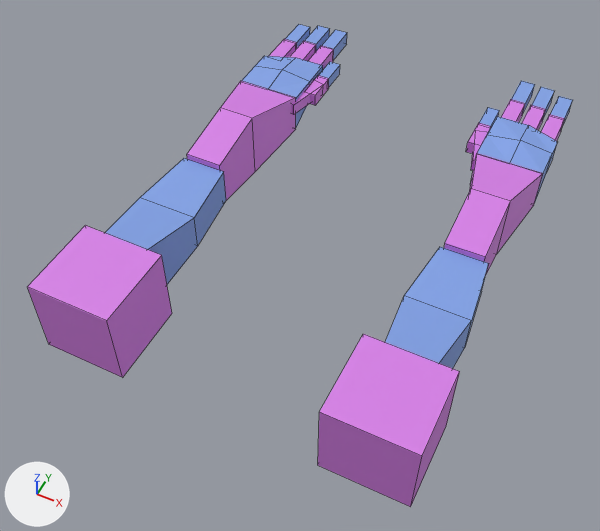
What one commit did to the Blender file assets/raw/viewmodel.blend.
One viewpoint serves both versions: a 50 mm lens placed at (1.7, -3.21, 4.15), pointed at (-0.09, 0.35, -0.31). Every picture has the same lights, and +X, +Y and +Z are marked at lower left. Mesh edges are drawn as thin lines.

The older version as bpy lines, for what is in view:
```python
me_arms = bpy.data.meshes.new('Arms')
me_arms.from_pydata(...)  # 122 vertices, 96 faces; spans x 0.64..1.3, y -0.01..3.63, z -0.29..0.31
# faces by material slot: [46, 50]
me_arms.materials.append(mat_material_002)  # purple #d77fe8
me_arms.materials.append(mat_material_001)  # blue #83a3e7
ob_arms = bpy.data.objects.new('Arms', me_arms)
ob_arms.location = (0.0, -0.976, -0.076)
_m = ob_arms.modifiers.new('Mirror', 'MIRROR')
```
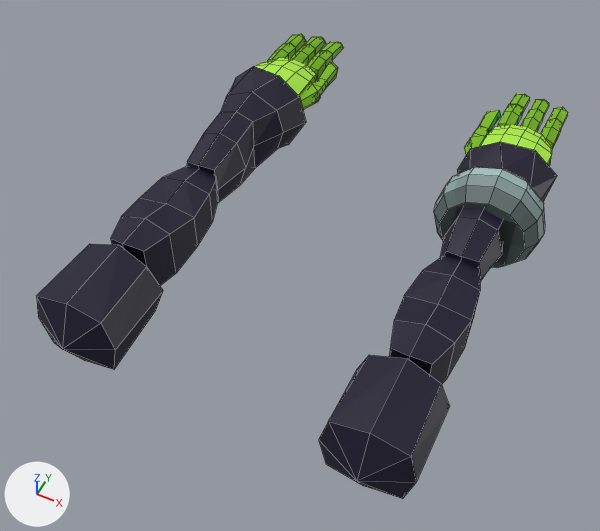
Changed parts and their boxes [x1, y1, x2, y2] in the pictures (600 x 531 px):
'Arms', reshaped
    before: [27, 24, 573, 507]
    after: [36, 34, 568, 499]
'Cylinder', added
    after: [434, 167, 545, 268]
part 1 of me_arms, rebuilt
    before: [187, 81, 543, 274]
    after: [186, 66, 557, 282]
part 2 of me_arms, rebuilt
    before: [322, 30, 535, 112]
    after: [321, 42, 530, 112]
part 3 of me_arms, rebuilt
    before: [305, 26, 555, 116]
    after: [305, 37, 549, 115]
part 4 of me_arms, rebuilt
    before: [286, 24, 573, 124]
    after: [284, 34, 568, 126]
part 5 of me_arms, rebuilt
    before: [27, 225, 460, 507]
    after: [36, 244, 449, 499]
part 6 of me_arms, rebuilt
    before: [305, 75, 491, 153]
    after: [312, 78, 489, 137]
part 7 of me_arms, built on
    before: [105, 158, 489, 369]
    after: [111, 167, 480, 384]
part 8 of me_arms, built on
    before: [242, 39, 565, 201]
    after: [255, 42, 563, 166]

The change, as a diff of the scene's bpy script:
```diff
--- a/assets/raw/viewmodel.blend.py
+++ b/assets/raw/viewmodel.blend.py
@@ img_palette @@
+img_palette = load_image('palette', 'textures/palette.png', 8, 8, 'sRGB')
@@ img_ring @@
+img_ring = load_image('ring', 'textures/ring.png', 8, 8, 'sRGB')
@@ mat_tex @@
+mat_tex = bpy.data.materials.new('tex')
+# uses the picture img_palette
@@ mat_ring @@
+mat_ring = bpy.data.materials.new('Ring')
+# uses the picture img_ring
@@ me_arms @@
 # used by ob_arms; location = (0.0, -0.976, -0.076)
-me_arms.from_pydata(...)  # 122 vertices, 96 faces; spans x 0.64..1.3, y -0.01..3.63, z -0.29..0.31
-me_arms.materials.append(mat_material_002)  # purple #d77fe8
-me_arms.materials.append(mat_material_001)  # blue #83a3e7
+me_arms.from_pydata(...)  # 284 vertices, 310 faces; spans x 0.62..1.34, y -0.15..3.63, z -0.32..0.34
+# me_arms part 1: the loose piece of 12 vertices spanning x 0.75..1.25, y 1.58..2.58, z -0.24..0.29 is rebuilt with 42 vertices and now spans x 0.64..1.34, y 1.51..2.66, z -0.32..0.34, in mat_tex
+# me_arms part 2: the loose piece of 8 vertices spanning x 0.78..0.89, y 3.34..3.63, z 0.05..0.16 is rebuilt with 15 vertices and now spans x 0.78..0.89, y 3.31..3.63, z 0.03..0.15, in mat_tex
+# me_arms part 3: the loose piece of 8 vertices spanning x 0.95..1.06, y 3.34..3.62, z 0.05..0.16 is rebuilt with 15 vertices and now spans x 0.95..1.06, y 3.3..3.62, z 0.04..0.16, in mat_tex
+# me_arms part 4: the loose piece of 8 vertices spanning x 1.11..1.22, y 3.28..3.57, z 0.05..0.16 is rebuilt with 15 vertices and now spans x 1.11..1.22, y 3.25..3.57, z 0.04..0.16, in mat_tex
+# me_arms part 5: the loose piece of 8 vertices spanning x 0.7..1.3, y -0.01..0.58, z -0.29..0.31 is rebuilt with 18 vertices and now spans x 0.7..1.3, y -0.15..0.71, z -0.29..0.31, in mat_tex
+# me_arms part 6: the loose piece of 8 vertices spanning x 0.64..0.74, y 2.71..2.96, z 0.05..0.15 is rebuilt with 20 vertices and now spans x 0.64..0.74, y 2.68..2.99, z 0.07..0.15, in mat_tex
+# me_arms part 7
+# 8 vertices are removed from x 0.83..1.17, y 0.58..1.58, z -0.22..0.28
+# 10 faces are deleted
+# 26 vertices are added at x 0.8..1.2, y 0.58..1.58, z -0.22..0.28
+# 28 new faces join them
+# me_arms part 8
+# 41 vertices are removed from x 0.64..1.25, y 2.56..3.35, z -0.13..0.22
+# 46 faces are deleted
+# 94 vertices are added at x 0.62..1.25, y 2.47..3.39, z -0.07..0.25
+# 6 new vertices lie (0.0, 0.0, 0.1) away from vertices in x 0.78..1.22, y 2.99..3.04, z 0.04
+# 6 new vertices lie (0.0, 0.15, 0.01) away from vertices in x 0.78..1.22, y 2.99..3.04, z 0.04
+# 6 new vertices lie (0.0, 0.16, 0.0) away from vertices in x 0.78..1.22, y 2.99..3.04, z 0.14
+# 144 new faces join them
+me_arms.materials.append(mat_tex)
@@ me_cylinder @@
+me_cylinder.from_pydata(...)  # 60 vertices, 50 faces; spans x -0.394..0.394, y -0.195..0.195, z -0.394..0.394
+me_cylinder.materials.append(mat_ring)
@@ ob_cylinder @@
+ob_cylinder = bpy.data.objects.new('Cylinder', me_cylinder)
+ob_cylinder.location = (1.019, 1.135, -0.031)
+ob_cylinder.rotation_euler = (0.0, 0.0, 0.0491)  # degrees (0, 0, 2.8)
```
